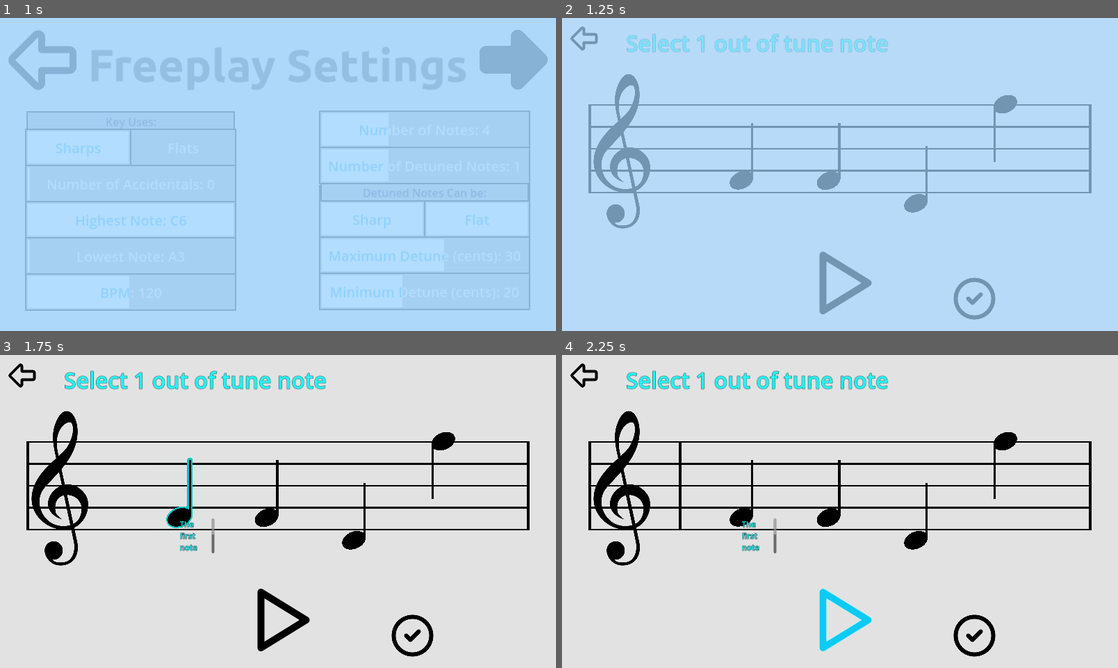
Above: before the commit, frames 1-4 (two rows, left to right).
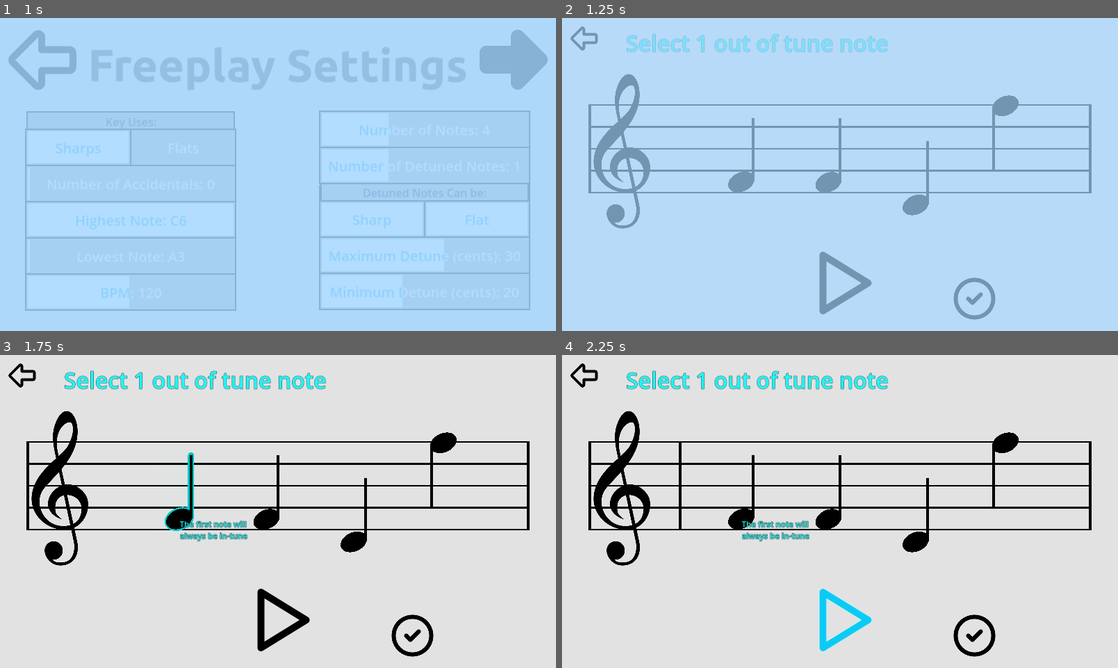
Above: after the commit, the same moments.

Repository: Sniggiho/COMP225-Reluna
Game: Godot game, scene res://Scenes/FreeplaySettingsMenu/FreeplaySettingsMenu.tscn
Two runs of this game, one before a commit and one after it. Both use one fixed random seed, a clock stepped at 60 frames per second and the inputs below. This scene is started directly instead of the project's main scene.
Inputs (mouse positions are in pixels of both pictures, inside the frame that each line leads up to):
- Up to frame 1 (1 s): click (511, 58) at 0.5 s
- Up to frame 2 (1.25 s): no input
- Up to frame 3 (1.75 s): click (177, 517) at 1.27 s
- Up to frame 4 (2.25 s): click (840, 621) at 2 s

Frame 1 is identical in both runs. In frame 2, 0.4% of the frame differs, in the area x 29-83%, y 24-64%; in frame 3, 1.0%; in frame 4, 0.9%.

Commit message:
There is a strange thing with pathfollow--printing its pos

Diff:
--- a/Project/Scenes/FreeplaySettingsMenu/FreeplaySettingsMenu.tscn
+++ b/Project/Scenes/FreeplaySettingsMenu/FreeplaySettingsMenu.tscn
@@ -167,7 +167,7 @@
 [node name="Foreground1" parent="CenterContainer/VBoxContainer/CenterContainer/HBoxContainer/Column A/ColumnA/Accidental Choice/BySharps" index="1"]
 offset_right = 300.0
 offset_bottom = 100.0
-color = Color(0.690196, 0.690196, 0.690196, 1)
+color = Color(0.654902, 0.811765, 0.882353, 1)
 
 [node name="Foreground2" parent="CenterContainer/VBoxContainer/CenterContainer/HBoxContainer/Column A/ColumnA/Accidental Choice/BySharps" index="2"]
 offset_left = 300.0
--- a/Project/Scenes/MusicStaff/MusicStaff.gd
+++ b/Project/Scenes/MusicStaff/MusicStaff.gd
@@ -1,3 +1,4 @@
+@tool
 extends Node2D
 class_name MusicStaff
 # creates the actual visualization of the music staff and
--- a/Project/Scenes/MusicStaff/MusicStaff.tscn
+++ b/Project/Scenes/MusicStaff/MusicStaff.tscn
@@ -31,6 +31,8 @@
 
 [node name="PlayBar" parent="." node_paths=PackedStringArray("path") instance=ExtResource("3_56f0e")]
 position = Vector2(-2.08165e-12, 93)
+points = PackedVector2Array(0, -51.84, 0, 115.84)
+width = 7.5
 default_color = Color(0, 0, 0, 1)
 antialiased = true
 path = NodePath("../Path2D")
--- a/Project/Scenes/Note/Note.gd
+++ b/Project/Scenes/Note/Note.gd
@@ -14,10 +14,10 @@
 @onready var button : Button = $Button
 
 ## image of note
-@onready var sprite : Sprite2D = $Button/Sprite2D
+@onready var sprite : Sprite2D = $Sprite2D
 
 ## image for selected ntoe
-@onready var selectedSprite : Sprite2D = $Button/SelectedImage
+@onready var selectedSprite : Sprite2D = $SelectedImage
 
 ## default color of the note
 @export var defaultColor : Color = Color("000000")
@@ -119,7 +119,7 @@
 #		color = Color.CADET_BLUE # DEBUG
 
 		# Ledger line length (horizontal)
-		var length = 75
+		var length = 100
 
 		# AAAAAAAAAAAAAAAAAAAAAAAAAAAAAAAAAAAAAAA
 		if h >= 5: # If above the staff
@@ -178,7 +178,7 @@
 		if not text:
 			text = RichTextLabel.new()
 			text.text = "The first note will always be in-tune"
-			text.size = Vector2(100, 100)
+			text.size = Vector2(200, 200)
 			text.mouse_filter = Control.MOUSE_FILTER_IGNORE
 			add_child(text)
 
--- a/Project/Scenes/Note/note.tscn
+++ b/Project/Scenes/Note/note.tscn
@@ -49,7 +49,7 @@
 "
 
 [sub_resource type="RectangleShape2D" id="RectangleShape2D_q24im"]
-size = Vector2(59.75, 59.5)
+size = Vector2(72, 69)
 
 [node name="Note" type="Control"]
 layout_mode = 3
@@ -57,16 +57,27 @@
 focus_mode = 2
 script = ExtResource("1_2wmyl")
 
+[node name="SelectedImage" type="Sprite2D" parent="."]
+modulate = Color(0, 1, 1, 1)
+position = Vector2(3, -71)
+scale = Vector2(0.078, 0.078)
+texture = ExtResource("2_e4kmj")
+
+[node name="Sprite2D" type="Sprite2D" parent="."]
+position = Vector2(3, -71)
+scale = Vector2(0.078, 0.078)
+texture = ExtResource("2_m8vj1")
+
 [node name="Button" type="Button" parent="."]
 layout_mode = 1
 anchors_preset = -1
 anchor_left = 0.5
 anchor_right = 0.5
 anchor_bottom = 0.5
-offset_left = -30.0
-offset_top = -30.0
-offset_right = 28.0
-offset_bottom = 29.0
+offset_left = -44.0
+offset_top = -34.0
+offset_right = 40.0
+offset_bottom = 36.0
 grow_horizontal = 2
 grow_vertical = 2
 size_flags_horizontal = 4
@@ -76,24 +87,13 @@
 flat = true
 script = ExtResource("2_7eit0")
 
-[node name="SelectedImage" type="Sprite2D" parent="Button"]
-modulate = Color(0, 1, 1, 1)
-position = Vector2(33, -38.345)
-scale = Vector2(0.07, 0.07)
-texture = ExtResource("2_e4kmj")
-
-[node name="Sprite2D" type="Sprite2D" parent="Button"]
-position = Vector2(33, -38.345)
-scale = Vector2(0.07, 0.07)
-texture = ExtResource("2_m8vj1")
-
 [node name="AudioStreamPlayer" type="AudioStreamPlayer" parent="."]
 script = SubResource("GDScript_ns5jr")
 
 [node name="Area2D" type="Area2D" parent="."]
 
 [node name="CollisionShape2D" type="CollisionShape2D" parent="Area2D"]
-position = Vector2(-1.125, 0)
+position = Vector2(-2, 0.5)
 shape = SubResource("RectangleShape2D_q24im")
 
 [connection signal="mouse_entered" from="Button" to="Button" method="_on_mouse_entered"]
--- a/Project/Scenes/TuneCreator/TuneCreator.gd
+++ b/Project/Scenes/TuneCreator/TuneCreator.gd
@@ -126,8 +126,10 @@
 		note.orientation()
 		note.lineHeight = lineHeight
 		_listOfNotes.append(note)
+		print(_pathFollower.global_position)
 		note.global_position = _pathFollower.global_position
 		note.global_position.y += -1 * (note.hOffset() * lineHeight / 2)
+#		print(note.global_position.y)
 		##print(note.hOffset() * lineHeight / 2)
 #	_pathFollower.progress_ratio = 0
 	_listOfNotes[0].selectable = false
